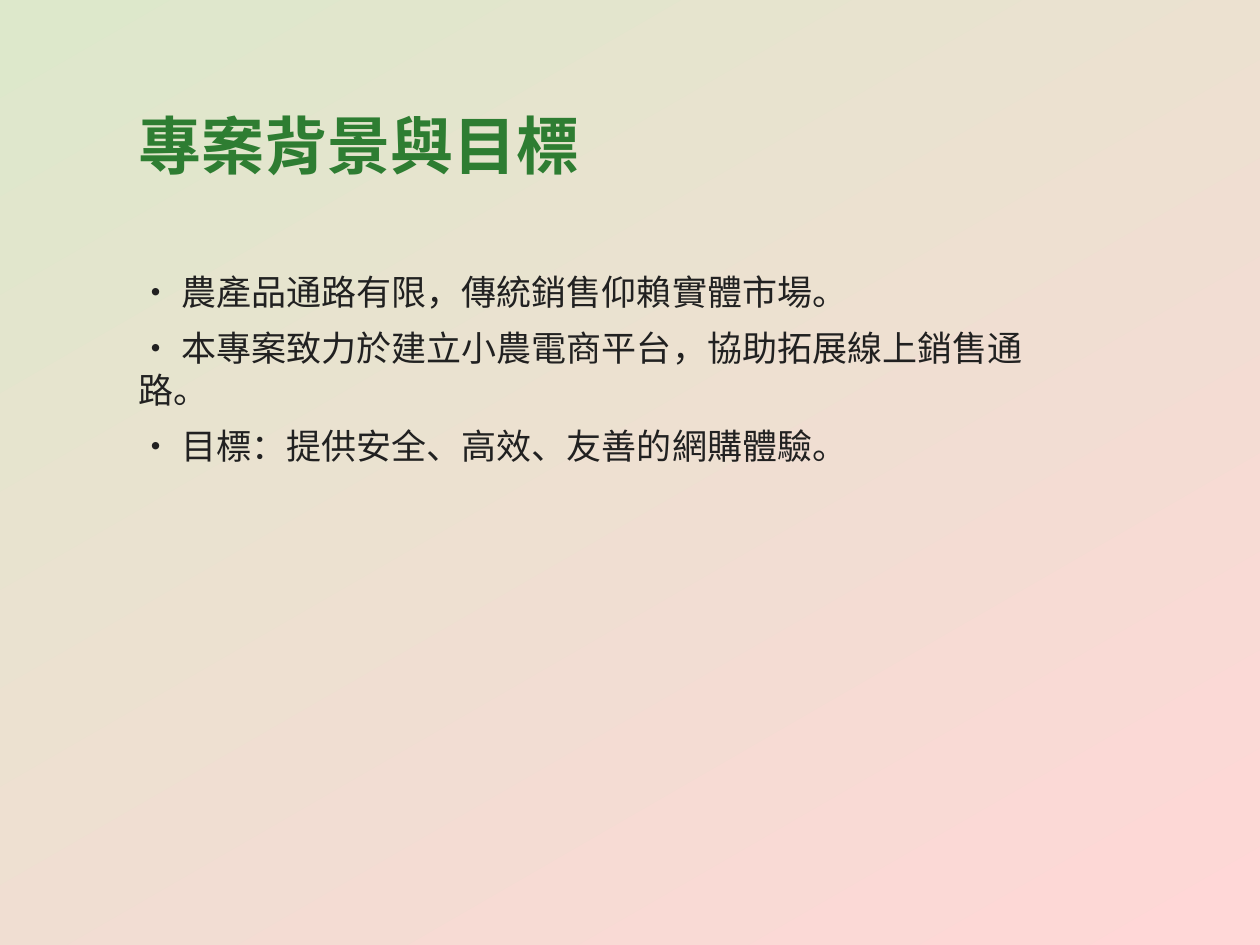
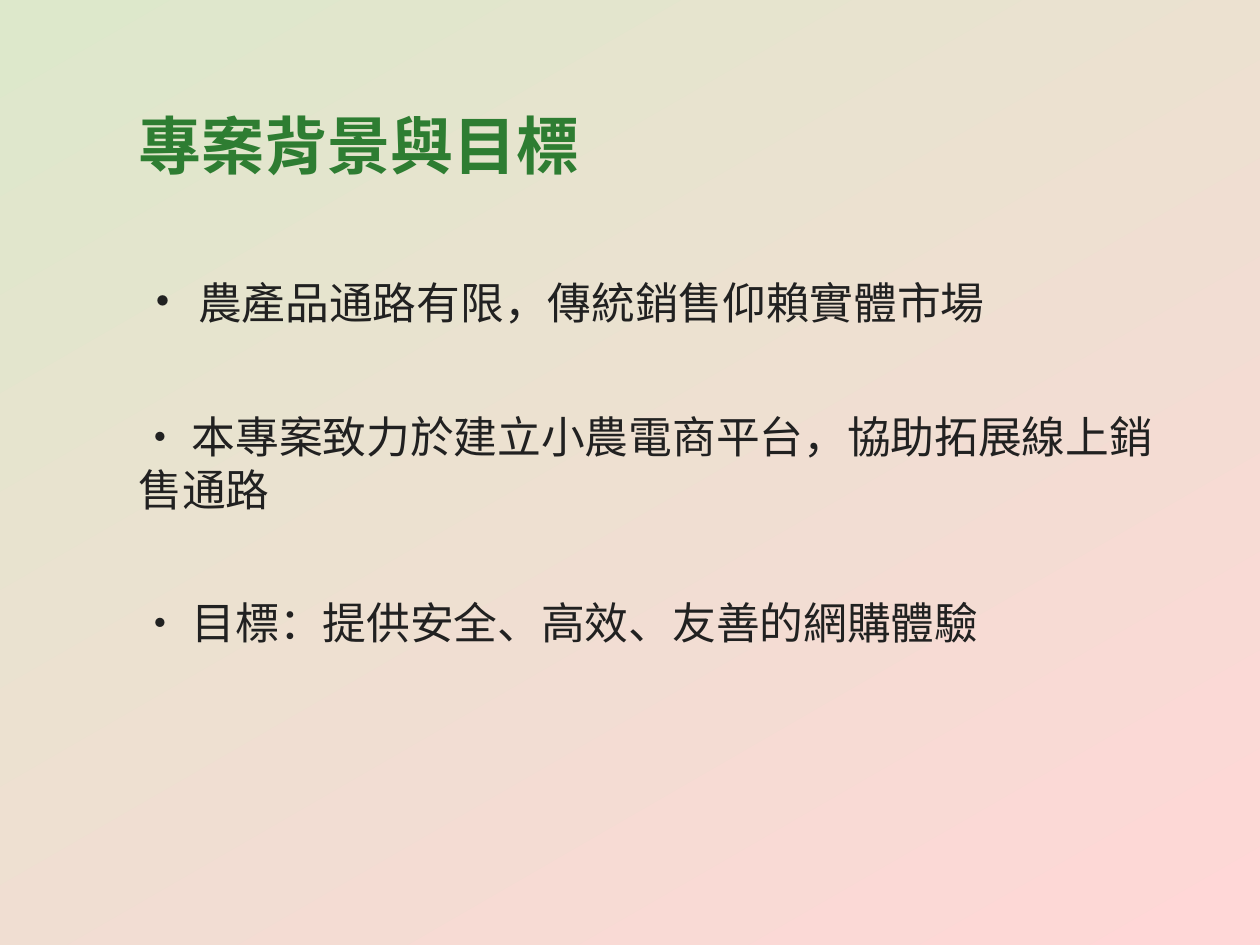
Before and after one commit to CYX1025/EasyBuyFarm, a slide deck: slide 3 of EasyBuyFarm_專案簡報.pptx. Drawn at 1260x945 pixels with LibreOffice and Linux fonts; fonts in the diff are those of the drawing. Boxes give left, top, right and bottom in pixels: in the first picture for what was removed or moved away, otherwise in the second. Text is boxed around its words. In the diff, an @@ line names an element or a change of style, - is before the commit and + after.

```diff
--- a/EasyBuyFarm_專案簡報.pptx
+++ b/EasyBuyFarm_專案簡報.pptx
@@ text at [138,282,1153,643]: text changed; size 20 to 25 pt @@
-• 農產品通路有限，傳統銷售仰賴實體市場。
-• 本專案致力於建立小農電商平台，協助拓展線上銷售通路。
-• 目標：提供安全、高效、友善的網購體驗。
+• 農產品通路有限，傳統銷售仰賴實體市場
+• 本專案致力於建立小農電商平台，協助拓展線上銷售通路
+• 目標：提供安全、高效、友善的網購體驗
```
Also in this commit, not shown: 17 other slides changed, 6 slides added.
